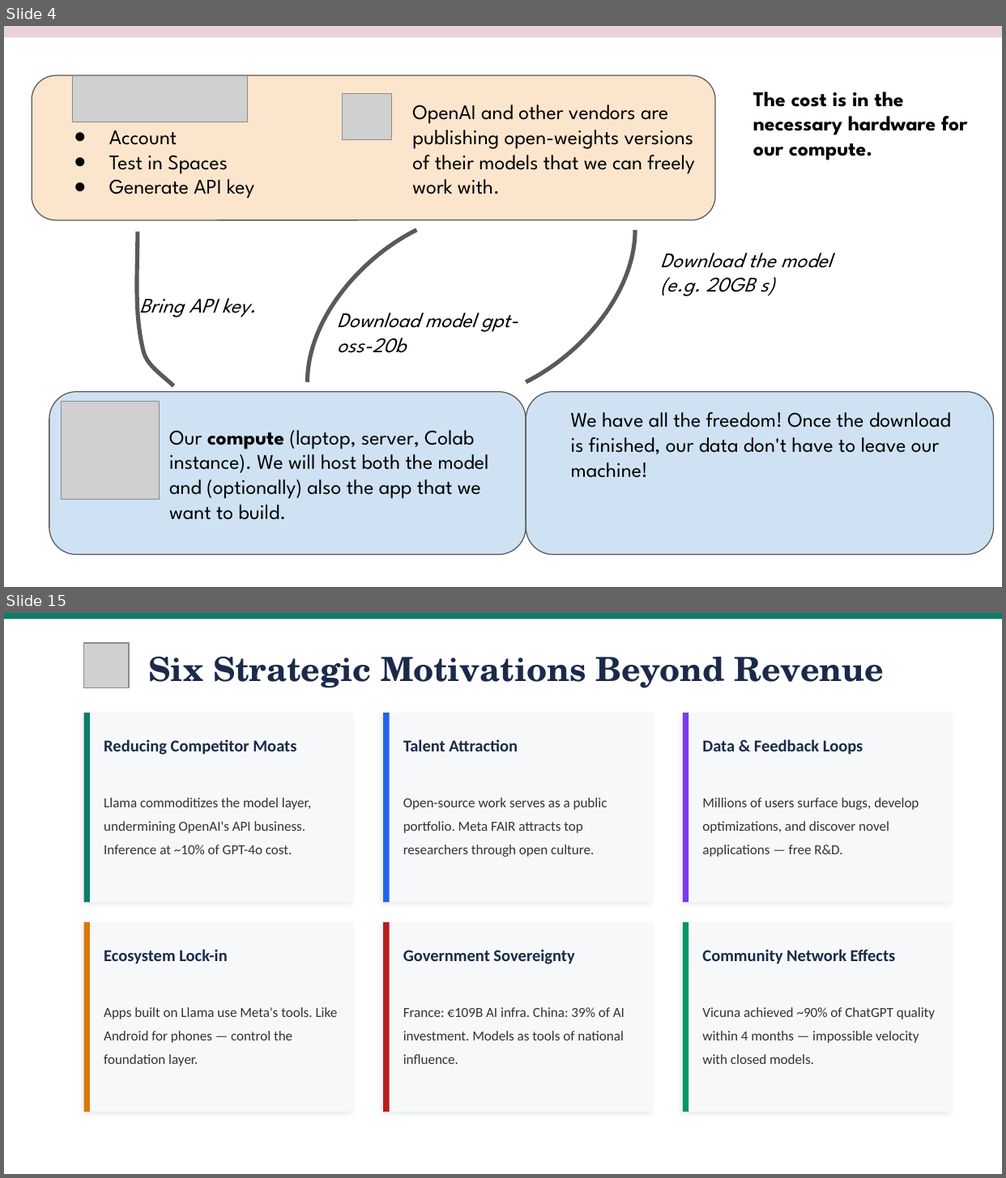
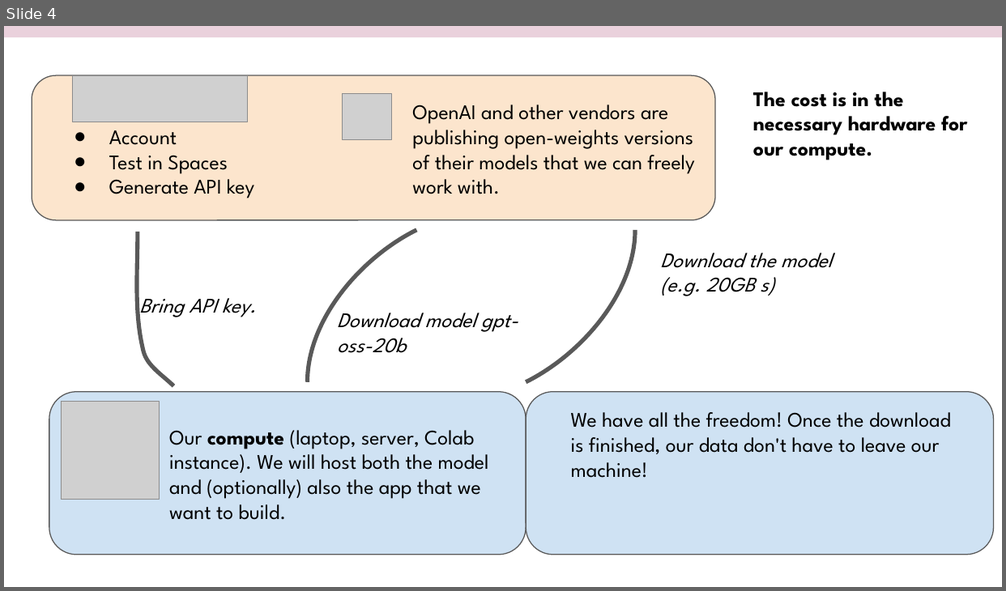
Before and after one commit to robertbarcik/genai-in-python-tutorial, a slide deck: 0_genAI_in_Python.pptx. Shown one above the other, each under a label of ours: slides 4 and 15 before the commit, slide 4 after it; the slides between them are not shown. The pictures are 1006x1178 and 1006x591 pixels, drawn with LibreOffice and Linux fonts; fonts in the diff are those of the drawing; grey boxes stand for pictures. Boxes give left, top, right and bottom in pixels: in the first picture for what was removed or moved away, otherwise in the second. Text is boxed around its words. In the diff, an @@ line names an element or a change of style, - is before the commit and + after.

```diff
--- a/0_genAI_in_Python.pptx
+++ b/0_genAI_in_Python.pptx
@@ slide 15 removed at <box>4,613,1002,1174</box>, background #FFFFFF @@
@@ rectangle removed at <box>4,613,1002,619</box> @@
@@ picture removed at <box>84,643,129,688</box> @@
@@ text removed at <box>149,656,884,688</box> @@
-Six Strategic Motivations Beyond Revenue
@@ rectangle removed at <box>84,713,353,902</box> @@
@@ rectangle removed at <box>84,713,90,902</box> @@
@@ rectangle removed at <box>383,713,653,902</box> @@
@@ rectangle removed at <box>383,713,390,902</box> @@
@@ rectangle removed at <box>683,713,952,902</box> @@
@@ rectangle removed at <box>683,713,688,902</box> @@
@@ text removed at <box>104,739,296,755</box> @@
-Reducing Competitor Moats
@@ text removed at <box>403,739,518,752</box> @@
-Talent Attraction
@@ text removed at <box>702,739,863,755</box> @@
-Data & Feedback Loops
@@ text removed at <box>104,798,311,854</box> @@
-Llama commoditizes the model layer, undermining OpenAI's API business. Inference at ~10% of GPT-4o cost.
@@ text removed at <box>403,798,607,857</box> @@
-Open-source work serves as a public portfolio. Meta FAIR attracts top researchers through open culture.
@@ text removed at <box>702,798,918,857</box> @@
-Millions of users surface bugs, develop optimizations, and discover novel applications — free R&D.
@@ rectangle removed at <box>84,922,353,1112</box> @@
@@ rectangle removed at <box>84,922,90,1112</box> @@
@@ rectangle removed at <box>383,922,653,1112</box> @@
@@ rectangle removed at <box>383,922,390,1112</box> @@
@@ rectangle removed at <box>683,922,952,1112</box> @@
@@ rectangle removed at <box>683,922,688,1112</box> @@
@@ text removed at <box>104,949,227,965</box> @@
-Ecosystem Lock-in
@@ text removed at <box>403,949,574,965</box> @@
-Government Sovereignty
@@ text removed at <box>702,949,896,965</box> @@
-Community Network Effects
@@ text removed at <box>104,1007,338,1067</box> @@
-Apps built on Llama use Meta's tools. Like Android for phones — control the foundation layer.
@@ text removed at <box>403,1007,624,1064</box> @@
-France: €109B AI infra. China: 39% of AI investment. Models as tools of national influence.
@@ text removed at <box>702,1007,935,1064</box> @@
-Vicuna achieved ~90% of ChatGPT quality within 4 months — impossible velocity with closed models.
```
Also in this commit, not shown: 12 other slides removed, 1 other file.
